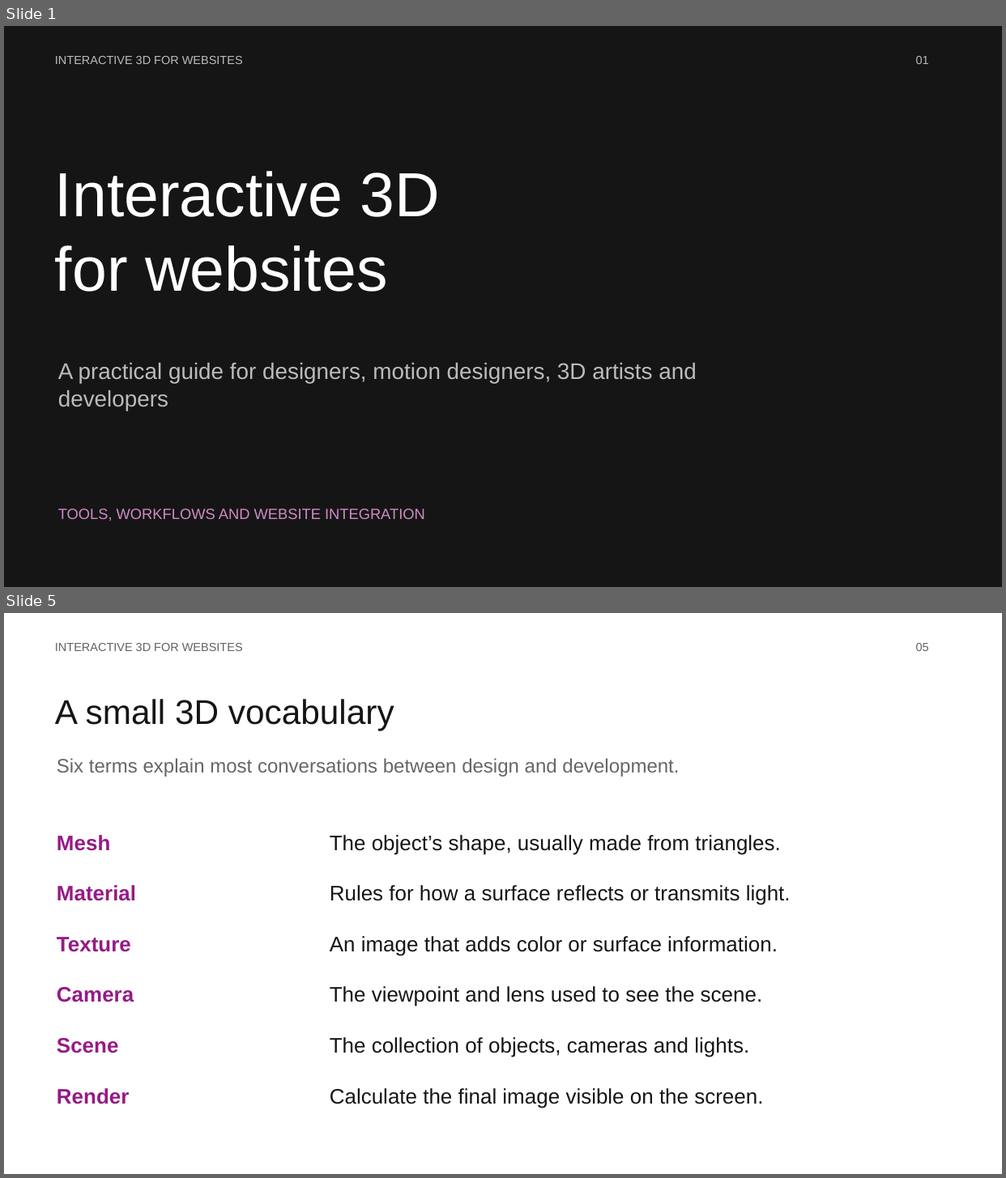
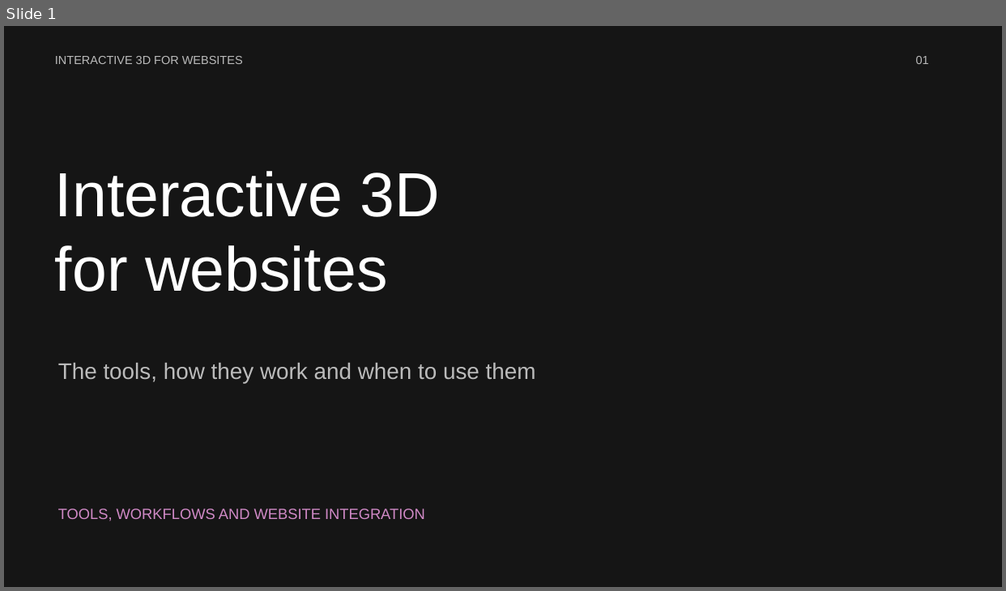
Before and after one commit to Naveen100102/lightmetrics-3d-viewer, a slide deck: public/presentation/Interactive-3D-for-Websites.pptx. Shown one above the other, each under a label of ours: slides 1 and 5 before the commit, slide 1 after it; the slides between them are not shown. The pictures are 1006x1178 and 1006x591 pixels, drawn with LibreOffice and Linux fonts; fonts in the diff are those of the drawing. Boxes give left, top, right and bottom in pixels: in the first picture for what was removed or moved away, otherwise in the second. Text is boxed around its words. In the diff, an @@ line names an element or a change of style, - is before the commit and + after.

```diff
--- a/public/presentation/Interactive-3D-for-Websites.pptx
+++ b/public/presentation/Interactive-3D-for-Websites.pptx
@@ slide 5 removed at <box>4,613,1002,1174</box>, background #FFFFFF @@
@@ text removed at <box>55,643,243,651</box> @@
-INTERACTIVE 3D FOR WEBSITES
@@ text removed at <box>916,643,929,651</box> @@
-05
@@ text removed at <box>55,699,394,730</box> @@
-A small 3D vocabulary
@@ text removed at <box>57,758,679,777</box> @@
-Six terms explain most conversations between design and development.
@@ text removed at <box>57,835,110,851</box> @@
-Mesh
@@ text removed at <box>330,835,780,855</box> @@
-The object’s shape, usually made from triangles.
@@ text removed at <box>57,885,136,901</box> @@
-Material
@@ text removed at <box>330,885,791,905</box> @@
-Rules for how a surface reflects or transmits light.
@@ text removed at <box>57,937,131,952</box> @@
-Texture
@@ text removed at <box>330,936,778,956</box> @@
-An image that adds color or surface information.
@@ text removed at <box>57,987,134,1003</box> @@
-Camera
@@ text removed at <box>330,986,763,1007</box> @@
-The viewpoint and lens used to see the scene.
@@ text removed at <box>57,1038,119,1054</box> @@
-Scene
@@ text removed at <box>330,1037,749,1058</box> @@
-The collection of objects, cameras and lights.
@@ text removed at <box>57,1088,130,1105</box> @@
-Render
@@ text removed at <box>330,1088,763,1109</box> @@
-Calculate the final image visible on the screen.
@@ slide 1 changed as well @@
@@ text at <box>58,363,536,383</box>: text changed @@
-A practical guide for designers, motion designers, 3D artists and developers
+The tools, how they work and when to use them
```
Also in this commit, not shown: 7 other slides changed, 3 slides added, 23 other slides removed, 34 other files.
